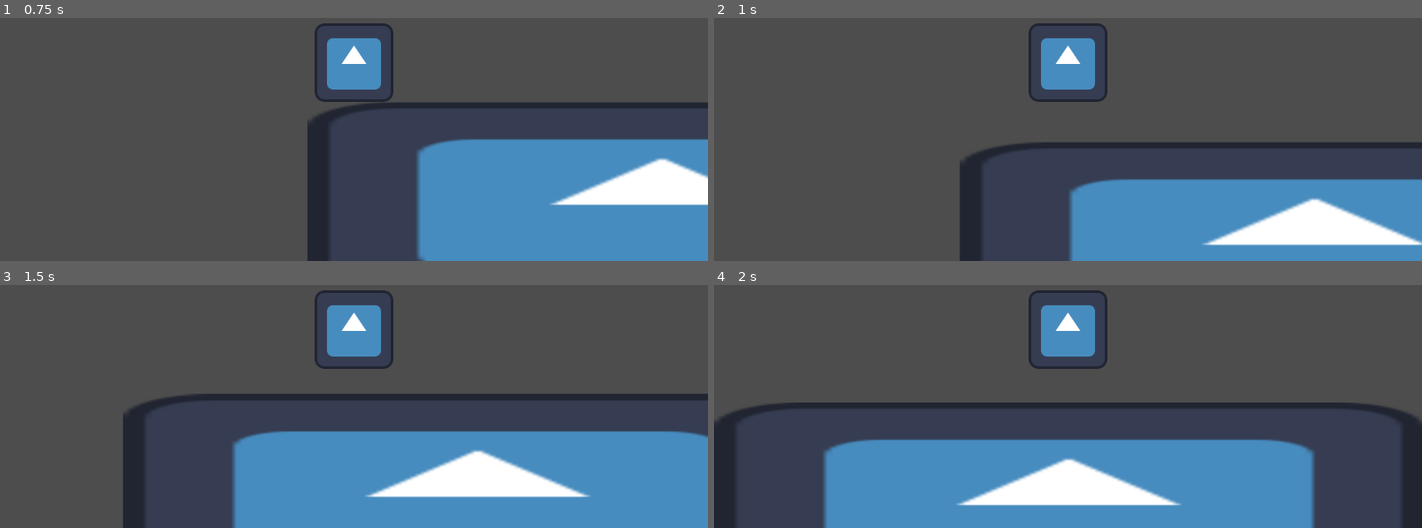
Above: before the commit, frames 1-4 (two rows, left to right).
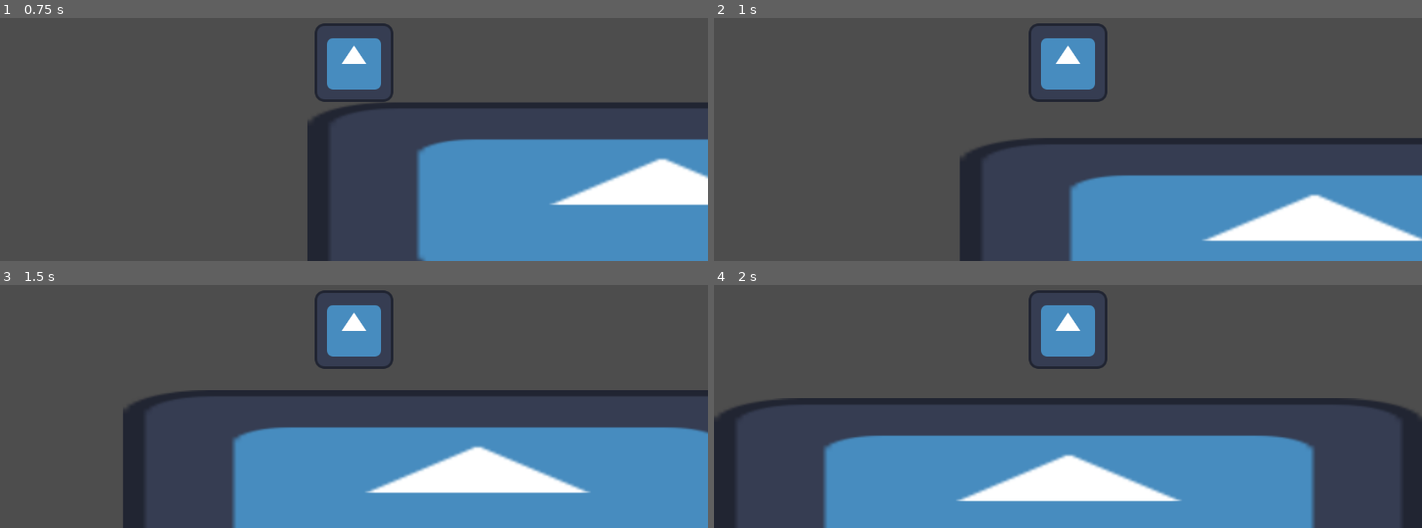
Above: after the commit, the same moments.

Repository: FoxedGuy/rune-ruins
Game: Godot game, scene res://player/PlayerTest.tscn
Same seed, same stepped clock (60 frames per second), same inputs: the game is played once before the commit and once after it. The engine's default icon, where the game draws it, is replaced by a stand-in: a white triangle on a blue panel in a dark square.
Inputs:
- Up to frame 1 (0.75 s): hold D (move_right) from 0.53 s (still down); tap W (move_jump) at 0.6 s
- Up to frame 2 (1 s): keep holding D (move_right); tap W (move_jump) at 0.77 s
- Up to frame 3 (1.5 s): keep holding D (move_right); tap W (move_jump) at 1.07, 1.35 s
- Up to frame 4 (2 s): keep holding D (move_right); tap W (move_jump) at 1.52, 1.82 s

Frame 1 is identical in both runs. In frame 2, 4.5% of the frame differs, in the area x 34-100%, y 49-94%; in frame 3, 4.9%; in frame 4, 6.1%, in the area x 0-100%, y 46-91%.

Commit message:
added state machine and player variation

Diff:
--- a/player/Player.gd
+++ b/player/Player.gd
@@ -1,6 +1,7 @@
 extends CharacterBody2D
-const SPEED = 400.0
-const JUMP_VELOCITY = -400.0
+class_name Player
+@export var SPEED = 400.0
+@export var JUMP_VELOCITY = -400.0
 
 @onready
 var sprite = $Sprite2D
@@ -31,21 +32,21 @@
 func _input(event: InputEvent) -> void:
 	pass
 
-func _physics_process(delta: float) -> void:
-	# Add the gravity.
-	if not is_on_floor():
-		velocity += get_gravity() * delta
-
-	# Handle jump.
-	if Input.is_action_just_pressed("move_jump") and is_on_floor():
-		velocity.y = JUMP_VELOCITY
-
-	# Get the input direction and handle the movement/deceleration.
-	# As good practice, you should replace UI actions with custom gameplay actions.
-	var direction := Input.get_axis("move_left ", "move_right")
-	if direction:
-		velocity.x = direction * SPEED
-	else:
-		velocity.x = move_toward(velocity.x, 0, SPEED)
-
-	move_and_slide()
+#func _physics_process(delta: float) -> void:
+	## Add the gravity.
+	#if not is_on_floor():
+		#velocity += get_gravity() * delta
+#
+	## Handle jump.
+	#if Input.is_action_just_pressed("move_jump") and is_on_floor():
+		#velocity.y = JUMP_VELOCITY
+#
+	## Get the input direction and handle the movement/deceleration.
+	## As good practice, you should replace UI actions with custom gameplay actions.
+	#var direction := Input.get_axis("move_left", "move_right")
+	#if direction:
+		#velocity.x = direction * SPEED
+	#else:
+		#velocity.x = move_toward(velocity.x, 0, SPEED)
+#
+	#move_and_slide()
--- a/player/Player.tscn
+++ b/player/Player.tscn
@@ -1,12 +1,17 @@
 [gd_scene format=3 uid="uid://b1osu3hae0plb"]
 
-[ext_resource type="Script" uid="uid://cvscmr36uswp3" path="res://player/Player.gd" id="1_kpjcp"]
+[ext_resource type="Script" uid="uid://cvscmr36uswp3" path="res://player/player.gd" id="1_kpjcp"]
 [ext_resource type="Texture2D" uid="uid://lo573ehi77hb" path="res://icon.svg" id="2_kne1u"]
+[ext_resource type="Script" uid="uid://dg61mlnl8425q" path="res://state_machine/state_machine.gd" id="3_wnvi2"]
+[ext_resource type="Script" uid="uid://yk0qhnkhcpp8" path="res://player/states/idle_state.gd" id="4_83hs8"]
+[ext_resource type="Script" uid="uid://uyme8i2poykp" path="res://player/states/run_state.gd" id="5_x8kxw"]
+[ext_resource type="Script" uid="uid://b1ea0p0x6i4tv" path="res://player/states/jump_state.gd" id="6_aqcbf"]
+[ext_resource type="Script" uid="uid://00kled86y8cr" path="res://player/states/fall_state.gd" id="7_gskgj"]
 
 [sub_resource type="RectangleShape2D" id="RectangleShape2D_1snfn"]
 size = Vector2(128, 128)
 
-[node name="PlayerBody" type="CharacterBody2D" unique_id=779677344]
+[node name="Player" type="CharacterBody2D" unique_id=779677344]
 script = ExtResource("1_kpjcp")
 
 [node name="CollisionShape2D" type="CollisionShape2D" parent="." unique_id=1948084570]
@@ -18,3 +23,18 @@
 [node name="Camera2D" type="Camera2D" parent="." unique_id=1527530365]
 ignore_rotation = false
 position_smoothing_speed = 2.0
+
+[node name="StateMachine" type="Node" parent="." unique_id=2057981546]
+script = ExtResource("3_wnvi2")
+
+[node name="Idle" type="Node" parent="StateMachine" unique_id=1486316550]
+script = ExtResource("4_83hs8")
+
+[node name="Running" type="Node" parent="StateMachine" unique_id=1717403069]
+script = ExtResource("5_x8kxw")
+
+[node name="Jumping" type="Node" parent="StateMachine" unique_id=1987484015]
+script = ExtResource("6_aqcbf")
+
+[node name="Falling" type="Node" parent="StateMachine" unique_id=917816279]
+script = ExtResource("7_gskgj")
--- a/player/PlayerTest.tscn
+++ b/player/PlayerTest.tscn
@@ -1,6 +1,6 @@
 [gd_scene format=3 uid="uid://tw3s7qmlfg2g"]
 
-[ext_resource type="PackedScene" uid="uid://b1osu3hae0plb" path="res://Player.tscn" id="1_kleso"]
+[ext_resource type="PackedScene" uid="uid://b1osu3hae0plb" path="res://player/Player.tscn" id="1_kleso"]
 [ext_resource type="Texture2D" uid="uid://lo573ehi77hb" path="res://icon.svg" id="2_hgdec"]
 
 [sub_resource type="RectangleShape2D" id="RectangleShape2D_yadnk"]
--- /dev/null
+++ b/player/states/fall_state.gd
@@ -0,0 +1,17 @@
+extends PlayerState
+
+func _enter(previous_state_path: String, data := {}) -> void:
+	#player.animation_player.play("fall")
+	pass
+
+func update_physics(delta: float) -> void:
+	var input_direction_x := Input.get_axis("move_left", "move_right")
+	player.velocity.x = player.SPEED * input_direction_x
+	player.velocity += player.get_gravity() * delta
+	player.move_and_slide()
+
+	if player.is_on_floor():
+		if is_equal_approx(input_direction_x, 0.0):
+			finished.emit(IDLE)
+		else:
+			finished.emit(RUNNING)
--- /dev/null
+++ b/player/states/idle_state.gd
@@ -0,0 +1,16 @@
+extends PlayerState
+
+func _enter(previous_state_path: String, data := {}) -> void:
+	player.velocity.x = 0.0
+	#player.animation_player.play("idle")
+
+func update_physics(_delta: float) -> void:
+	player.velocity += player.get_gravity() * _delta
+	player.move_and_slide()
+
+	if not player.is_on_floor():
+		finished.emit(FALLING)
+	elif Input.is_action_just_pressed("move_jump"):
+		finished.emit(JUMPING)
+	elif Input.is_action_pressed("move_left") or Input.is_action_pressed("move_right"):
+		finished.emit(RUNNING)
--- /dev/null
+++ b/player/states/jump_state.gd
@@ -0,0 +1,14 @@
+extends PlayerState
+
+func _enter(previous_state_path: String, data := {}) -> void:
+	player.velocity.y = player.JUMP_VELOCITY
+	#player.animation_player.play("jump")
+
+func update_physics(delta: float) -> void:
+	var input_direction_x := Input.get_axis("move_left", "move_right")
+	player.velocity.x = player.SPEED * input_direction_x
+	player.velocity += player.get_gravity() * delta
+	player.move_and_slide()
+
+	if player.velocity.y >= 0:
+		finished.emit(FALLING)
--- /dev/null
+++ b/player/states/player_state.gd
@@ -0,0 +1,14 @@
+extends State
+class_name PlayerState
+
+const IDLE = "Idle"
+const RUNNING = "Running"
+const JUMPING = "Jumping"
+const FALLING = "Falling"
+
+var player: Player
+
+func _ready() -> void:
+	await owner.ready
+	player = owner as Player
+	assert(player != null, "Something went wrong...")
--- /dev/null
+++ b/player/states/run_state.gd
@@ -0,0 +1,18 @@
+extends PlayerState
+
+func _enter(previous_state_path: String, data := {}) -> void:
+	#player.animation_player.play("run")
+	pass
+
+func update_physics(_delta: float) -> void:
+	var input_direction_x := Input.get_axis("move_left", "move_right")
+	player.velocity.x = player.SPEED * input_direction_x
+	player.velocity += player.get_gravity() * _delta
+	player.move_and_slide()
+
+	if not player.is_on_floor():
+		finished.emit(FALLING)
+	elif Input.is_action_just_pressed("move_jump"):
+		finished.emit(JUMPING)
+	elif is_equal_approx(input_direction_x, 0.0):
+		finished.emit(IDLE)
--- a/project.godot
+++ b/project.godot
@@ -27,7 +27,7 @@
 "events": [Object(InputEventKey,"resource_local_to_scene":false,"resource_name":"","device":-1,"window_id":0,"alt_press …(192 unchanged characters)…
 ]
 }
-"move_left "={
+move_left={
 "deadzone": 0.2,
 "events": [Object(InputEventKey,"resource_local_to_scene":false,"resource_name":"","device":-1,"window_id":0,"alt_press …(191 unchanged characters)…
 ]
--- /dev/null
+++ b/state_machine/state.gd
@@ -0,0 +1,19 @@
+extends Node
+class_name State
+
+signal finished(next_state_path: String, data: Dictionary)
+
+func _enter(previous_state_path: String, data := {}) -> void:
+	pass
+
+func _exit() -> void:
+	pass
+
+func handle_input(_event: InputEvent) -> void:
+	pass
+
+func update_physics(_delta: float) -> void:
+	pass
+
+func update(_delta: float) -> void:
+	pass
--- /dev/null
+++ b/state_machine/state_machine.gd
@@ -0,0 +1,35 @@
+extends Node
+class_name StateMachine
+
+@export var initial_state: State = null
+
+@onready
+var current_state: State = (func get_initial_state() -> State:
+	return initial_state if initial_state != null else get_child(0)).call()
+
+func _transition_to_next_state(target_state_path: String, data: Dictionary = {}) -> void:
+	if not has_node(target_state_path):
+		printerr(owner.name + ": Trying to transition to state " + target_state_path + " but it does not exist.")
+		return
+
+	var previous_state_path := current_state.name
+	current_state._exit()
+	current_state = get_node(target_state_path)
+	current_state._enter(previous_state_path, data)
+
+# Called when the node enters the scene tree for the first time.
+func _ready() -> void:
+	for state_node: State in find_children("*", "State"):
+		state_node.finished.connect(_transition_to_next_state)
+
+	await owner.ready
+	current_state._enter("")
+
+func _unhandled_input(event: InputEvent) -> void:
+	current_state.handle_input(event)
+
+func _process(delta: float) -> void:
+	current_state.update(delta)
+
+func _physics_process(delta: float) -> void:
+	current_state.update_physics(delta)
Not shown, added: player/states/fall_state.gd.uid
Not shown, added: player/states/idle_state.gd.uid
Not shown, added: player/states/jump_state.gd.uid
Not shown, added: player/states/player_state.gd.uid
Not shown, added: player/states/run_state.gd.uid
Not shown, added: state_machine/state.gd.uid
Not shown, added: state_machine/state_machine.gd.uid
